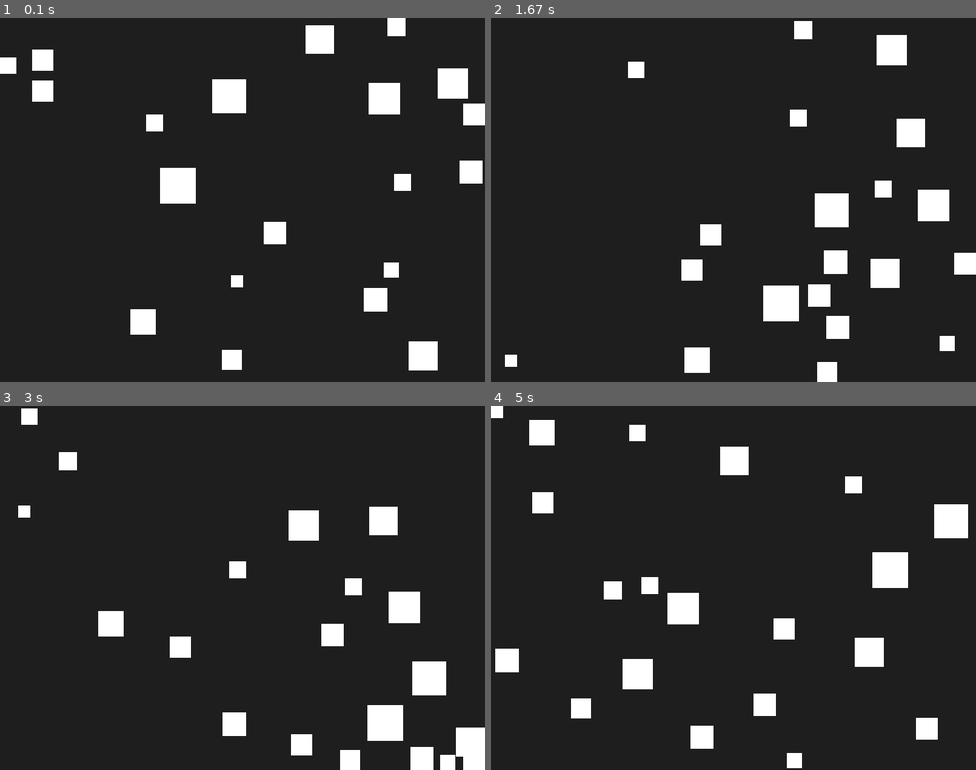
Above: before the commit, frames 1-4 (two rows, left to right).
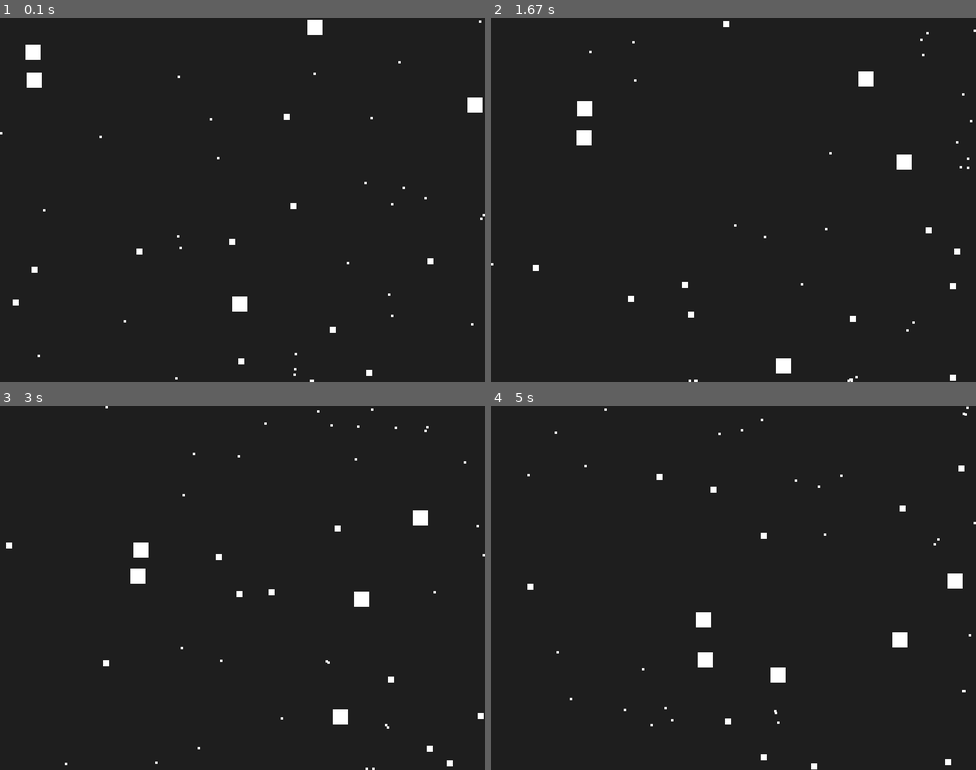
Above: after the commit, the same moments.

Repository: varsa7777/lab8-pygame
Game: pygame game, started from main.py
The game is run twice, just before and just after one commit, with the same random seed, the same clock (stepped at 60 frames per second) and the same inputs.
Inputs:
- Up to frame 1 (0.1 s): no input
- Up to frame 2 (1.67 s): no input
- Up to frame 3 (3 s): no input
- Up to frame 4 (5 s): no input

The runs differ from the first frame. In frame 1, 7.0% of the frame differs, in the area x 0-100%, y 0-100%; in frame 2, 7.5%; in frame 3, 7.3%; in frame 4, 7.5%.

Commit message:
exam: q1 - mix of squares

Diff:
--- a/main.py
+++ b/main.py
@@ -26,12 +26,28 @@
 
 def create_squares(count: int) -> List[Square]:
     squares: List[Square] = []
-    for _ in range(count):
-        SQUARE_SIZE = random.randint(MIN_SQUARE_SIZE, MAX_SQUARE_SIZE)
+    for _ in range(5):
+        SQUARE_SIZE = 25
         x = random.randint(0, SCREEN_WIDTH - SQUARE_SIZE)
         y = random.randint(0, SCREEN_HEIGHT - SQUARE_SIZE)
-        vx = 100 / SQUARE_SIZE
-        vy = 100 / SQUARE_SIZE
+        vx = 30 / SQUARE_SIZE
+        vy = 30 / SQUARE_SIZE
+        rect = pygame.Rect(x, y, SQUARE_SIZE, SQUARE_SIZE)
+        squares.append(Square(rect=rect, velocity=(vx, vy)))
+    for _ in range(10):
+        SQUARE_SIZE = 10
+        x = random.randint(0, SCREEN_WIDTH - SQUARE_SIZE)
+        y = random.randint(0, SCREEN_HEIGHT - SQUARE_SIZE)
+        vx = 30 / SQUARE_SIZE
+        vy = 30 / SQUARE_SIZE
+        rect = pygame.Rect(x, y, SQUARE_SIZE, SQUARE_SIZE)
+        squares.append(Square(rect=rect, velocity=(vx, vy)))
+    for _ in range(30):
+        SQUARE_SIZE = 4
+        x = random.randint(0, SCREEN_WIDTH - SQUARE_SIZE)
+        y = random.randint(0, SCREEN_HEIGHT - SQUARE_SIZE)
+        vx = 30 / SQUARE_SIZE
+        vy = 30 / SQUARE_SIZE
         rect = pygame.Rect(x, y, SQUARE_SIZE, SQUARE_SIZE)
         squares.append(Square(rect=rect, velocity=(vx, vy)))
     return squares
